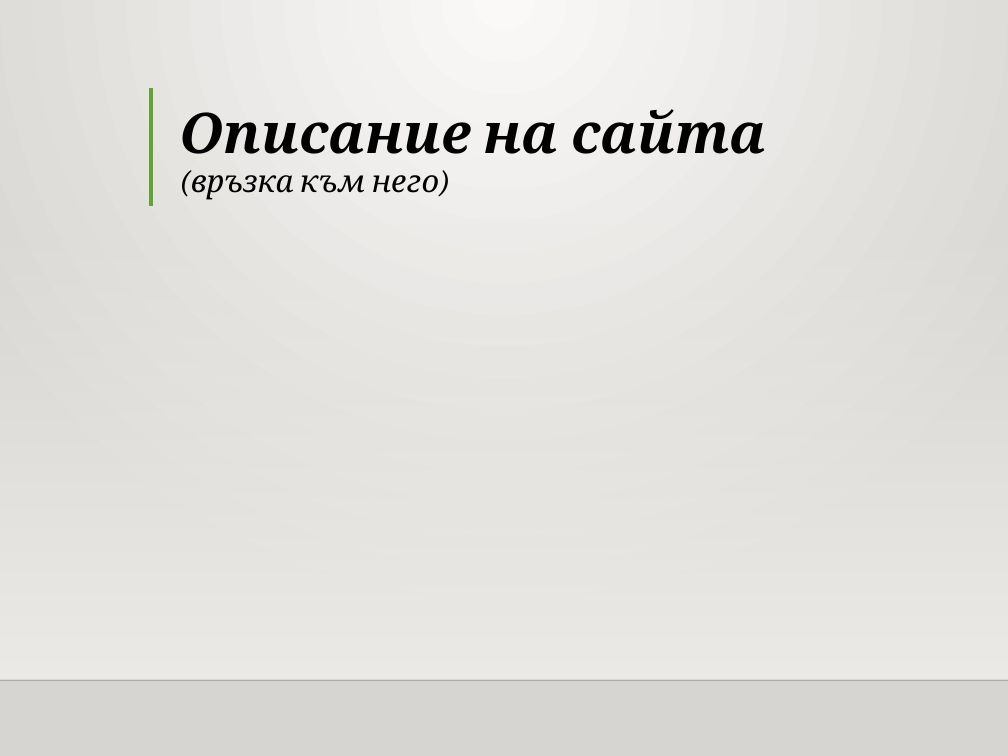
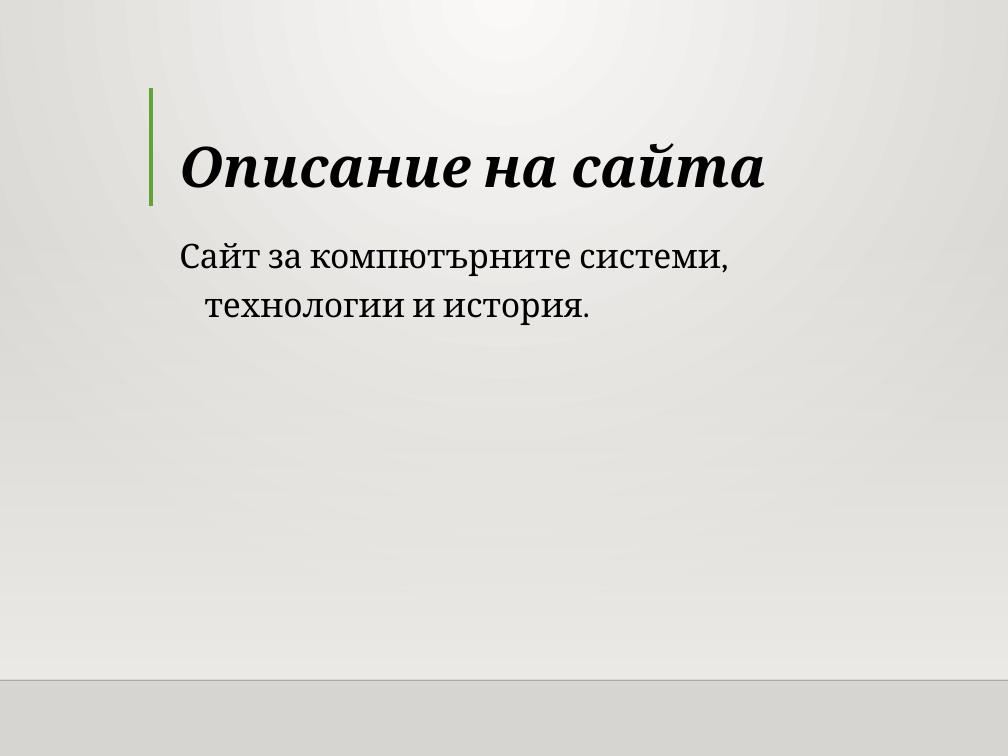
Before and after one commit to Foloundev/kompSistemaUchilishte, a slide deck: slide 6 of Predstaviane_na_proekt.pptx. Drawn at 1008x756 pixels with LibreOffice and Linux fonts; fonts in the diff are those of the drawing; background and template pictures are left out. Boxes give left, top, right and bottom in pixels: in the first picture for what was removed or moved away, otherwise in the second. Text is boxed around its words. In the diff, an @@ line names an element or a change of style, - is before the commit and + after.

```diff
--- a/Predstaviane_na_proekt.pptx
+++ b/Predstaviane_na_proekt.pptx
@@ title at <box>179,143,767,188</box>: text changed @@
-Описание на сайта
-(връзка към него)
+Описание на сайта
@@ text added at <box>179,243,721,325</box>, 24 pt, text #000000 @@
+Сайт за компютърните системи, технологии и история.
```
Also in this commit, not shown: 5 other slides changed, 11 other files.
